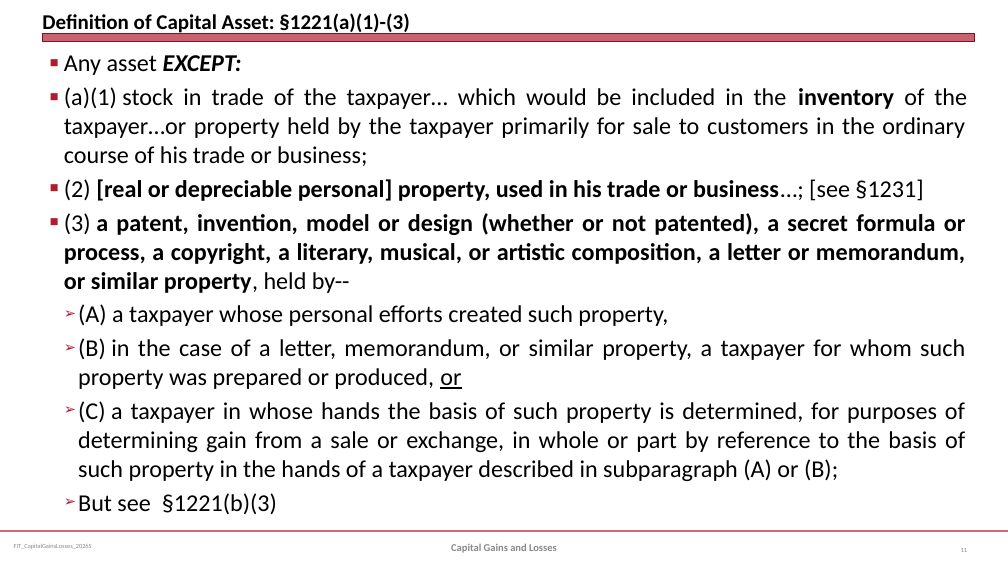
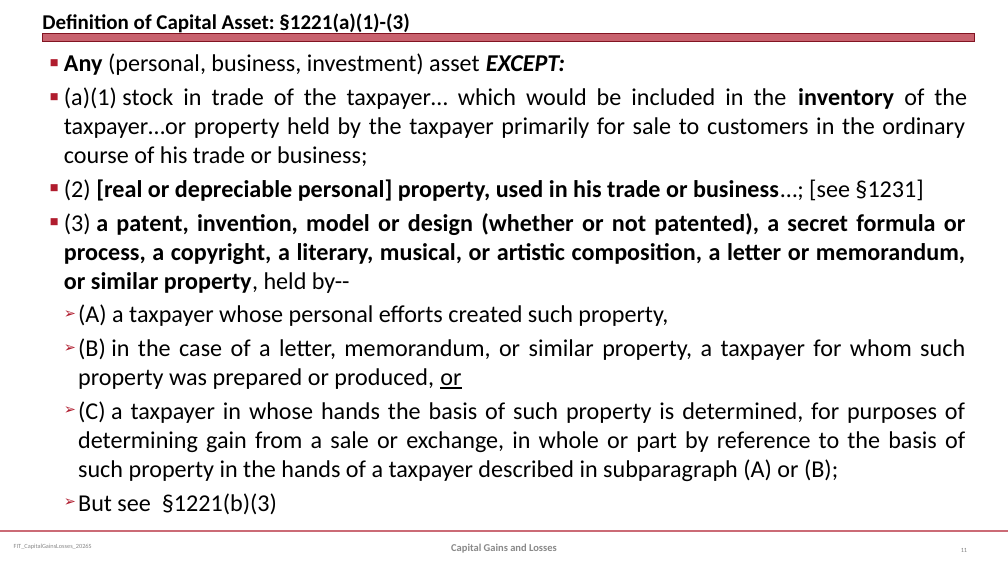
Before and after one commit to jmc877/Fed-Income-Tax, a slide deck: slide 11 of slides/FIT_CapitalGainsLosses_2026S.pptx. Drawn at 1008x567 pixels with LibreOffice and Linux fonts; fonts in the diff are those of the drawing. Boxes give left, top, right and bottom in pixels: in the first picture for what was removed or moved away, otherwise in the second. Text is boxed around its words. In the diff, an @@ line names an element or a change of style, - is before the commit and + after.

```diff
--- a/slides/FIT_CapitalGainsLosses_2026S.pptx
+++ b/slides/FIT_CapitalGainsLosses_2026S.pptx
@@ text at (x1=64, y1=53, x2=565, y2=75): text changed @@
-■ Any asset EXCEPT:
+■ Any (personal, business, investment) asset EXCEPT:
```
Also in this commit, not shown: 2 other slides changed, 1 other file.
